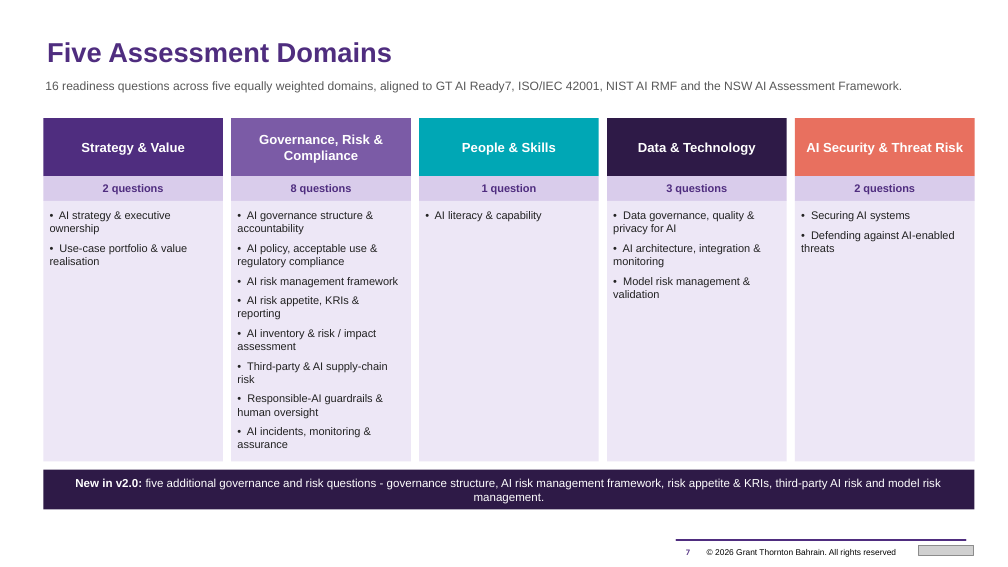
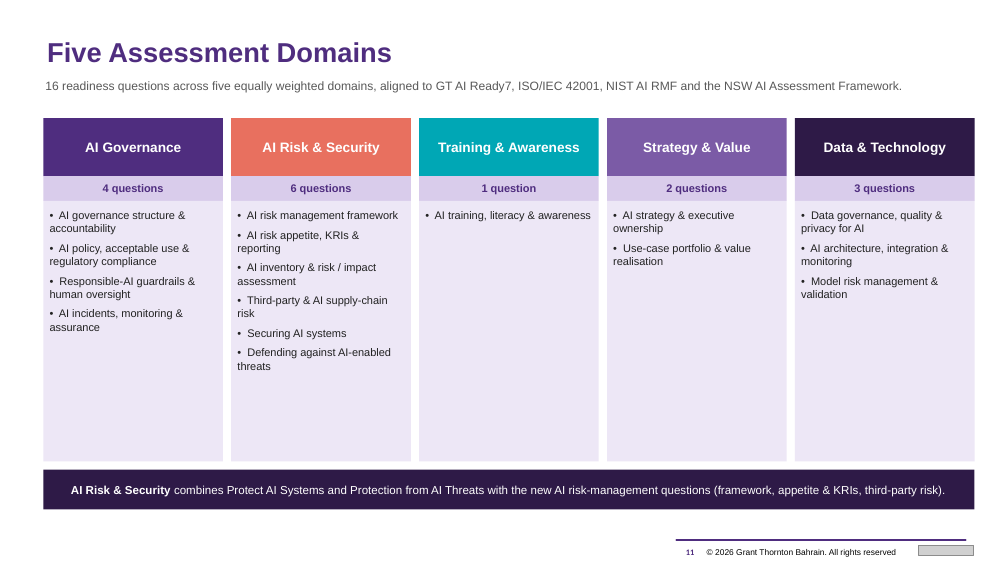
Before and after one commit to mahekdevangtrivedi-wq/GT-AI-Service-Line, a slide deck: slide 11 of 01_AI_Governance_Risk_Compliance/1.3_AI_Readiness_Assessment_Tool/GT_AI_Readiness_Assessment_Proposal.pptx (slide 7 before the commit). Drawn at 1008x567 pixels with LibreOffice and Linux fonts; fonts in the diff are those of the drawing; grey boxes stand for pictures. Boxes give left, top, right and bottom in pixels: in the first picture for what was removed or moved away, otherwise in the second. Text is boxed around its words. In the diff, an @@ line names an element or a change of style, - is before the commit and + after.

```diff
--- a/01_AI_Governance_Risk_Compliance/1.3_AI_Readiness_Assessment_Tool/GT_AI_Readiness_Assessment_Proposal.pptx
+++ b/01_AI_Governance_Risk_Compliance/1.3_AI_Readiness_Assessment_Tool/GT_AI_Readiness_Assessment_Proposal.pptx
@@ rectangle "AI Risk & Security" at bbox=[231, 118, 411, 176]: fill #7B5BA6 to #E8705F @@
@@ rectangle "Strategy & Value" at bbox=[607, 118, 787, 176]: fill #2E1A47 to #7B5BA6 @@
@@ rectangle "Data & Technology" at bbox=[795, 118, 975, 176]: fill #E8705F to #2E1A47 @@
@@ text in rectangle at bbox=[85, 142, 182, 152]: text changed; size 12.5 to 13 pt @@
-Strategy & Value
+AI Governance
@@ text in rectangle at bbox=[262, 142, 380, 155]: text changed; size 12.5 to 13 pt @@
-Governance, Risk & Compliance
+AI Risk & Security
@@ text in rectangle at bbox=[438, 142, 580, 155]: text changed; size 12.5 to 13 pt @@
-People & Skills
+Training & Awareness
@@ text in rectangle at bbox=[643, 142, 751, 155]: text changed; size 12.5 to 13 pt @@
-Data & Technology
+Strategy & Value
@@ text in rectangle at bbox=[824, 142, 946, 155]: text changed; size 12.5 to 13 pt @@
-AI Security & Threat Risk
+Data & Technology
@@ text in rectangle at bbox=[103, 184, 164, 194]: text changed @@
-2 questions
+4 questions
@@ text at bbox=[50, 211, 185, 331]: text changed @@
-• AI strategy & executive ownership
-• Use-case portfolio & value realisation
+• AI governance structure & accountability
+• AI policy, acceptable use & regulatory compliance
+• Responsible-AI guardrails & human oversight
+• AI incidents, monitoring & assurance
@@ text at bbox=[237, 211, 367, 268]: paragraphs removed @@
-• AI governance structure & accountability
-• AI policy, acceptable use & regulatory compliance
@@ text at bbox=[435, 211, 591, 222]: text changed @@
-• AI literacy & capability
+• AI training, literacy & awareness
@@ text at bbox=[613, 211, 751, 265]: text changed @@
-• Data governance, quality & privacy for AI
-• AI architecture, integration & monitoring
-• Model risk management & validation
+• AI strategy & executive ownership
+• Use-case portfolio & value realisation
@@ text at bbox=[801, 211, 938, 298]: text changed @@
-• Securing AI systems
-• Defending against AI-enabled threats
+• Data governance, quality & privacy for AI
+• AI architecture, integration & monitoring
+• Model risk management & validation
@@ text at bbox=[237, 329, 391, 370]: text changed @@
-• Responsible-AI guardrails & human oversight
-• AI incidents, monitoring & assurance
+• Securing AI systems
+• Defending against AI-enabled threats
@@ text in rectangle at bbox=[71, 485, 945, 497]: text changed @@
-New in v2.0: five additional governance and risk questions - governance structure, AI risk management framework, risk appetite & KRIs, third-party AI risk and model risk management.
+AI Risk & Security combines Protect AI Systems and Protection from AI Threats with the new AI risk-management questions (framework, appetite & KRIs, third-party risk).
@@ page number at bbox=[686, 549, 694, 555]: text changed @@
-7
+11
```
Also in this commit, not shown: 8 other slides changed, 5 slides added, 1 slide removed, 7 other files.
